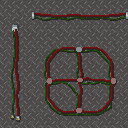
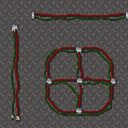
Layers edited between the first and the second w=128, h=128 image:
painted on "gr cable" over [47, 47, 116, 114]
